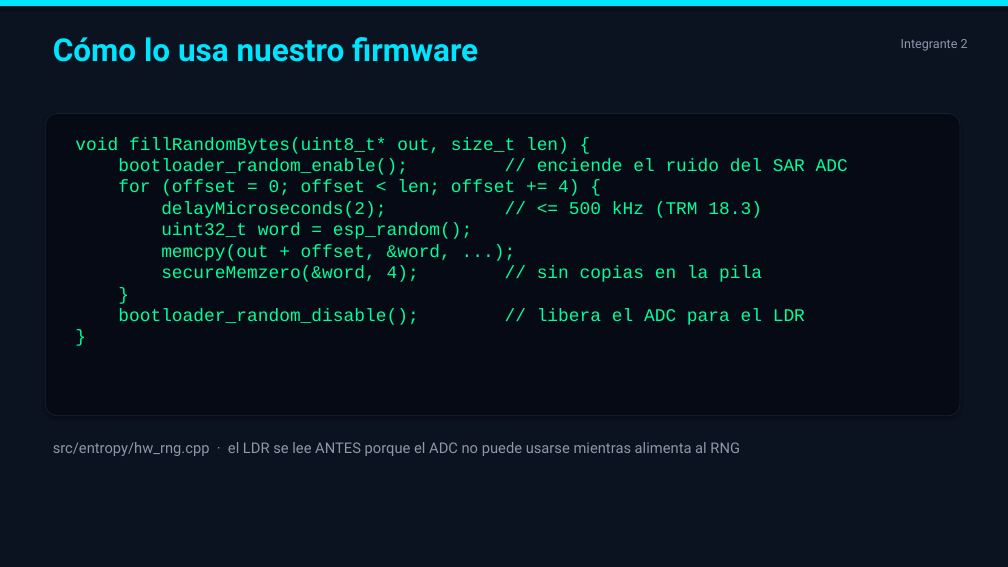
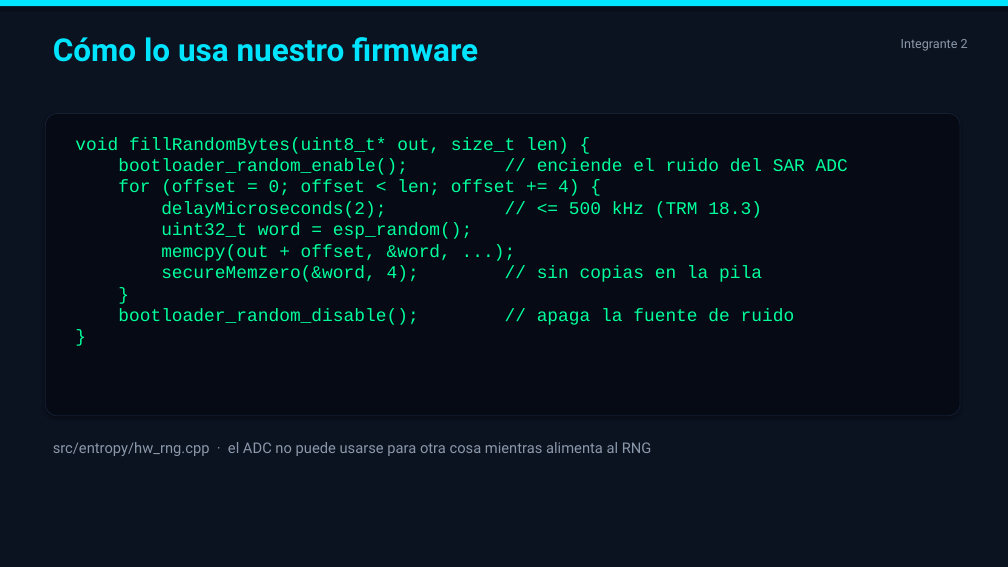
Before and after one commit to agustinhgimenez/EntropySigner, a slide deck: slide 10 of presentation/EntropySigner_RNG.pptx. Drawn at 1008x567 pixels with LibreOffice and Linux fonts; fonts in the diff are those of the drawing. Boxes give left, top, right and bottom in pixels: in the first picture for what was removed or moved away, otherwise in the second. Text is boxed around its words. In the diff, an @@ line names an element or a change of style, - is before the commit and + after.

```diff
--- a/presentation/EntropySigner_RNG.pptx
+++ b/presentation/EntropySigner_RNG.pptx
@@ text at box(118, 309, 795, 325): text changed @@
-bootloader_random_disable(); // libera el ADC para el LDR
+bootloader_random_disable(); // apaga la fuente de ruido
@@ text at box(53, 442, 652, 456): text changed @@
-src/entropy/hw_rng.cpp · el LDR se lee ANTES porque el ADC no puede usarse mientras alimenta al RNG
+src/entropy/hw_rng.cpp · el ADC no puede usarse para otra cosa mientras alimenta al RNG
```
Also in this commit, not shown: 5 other slides changed, 6 other files.
